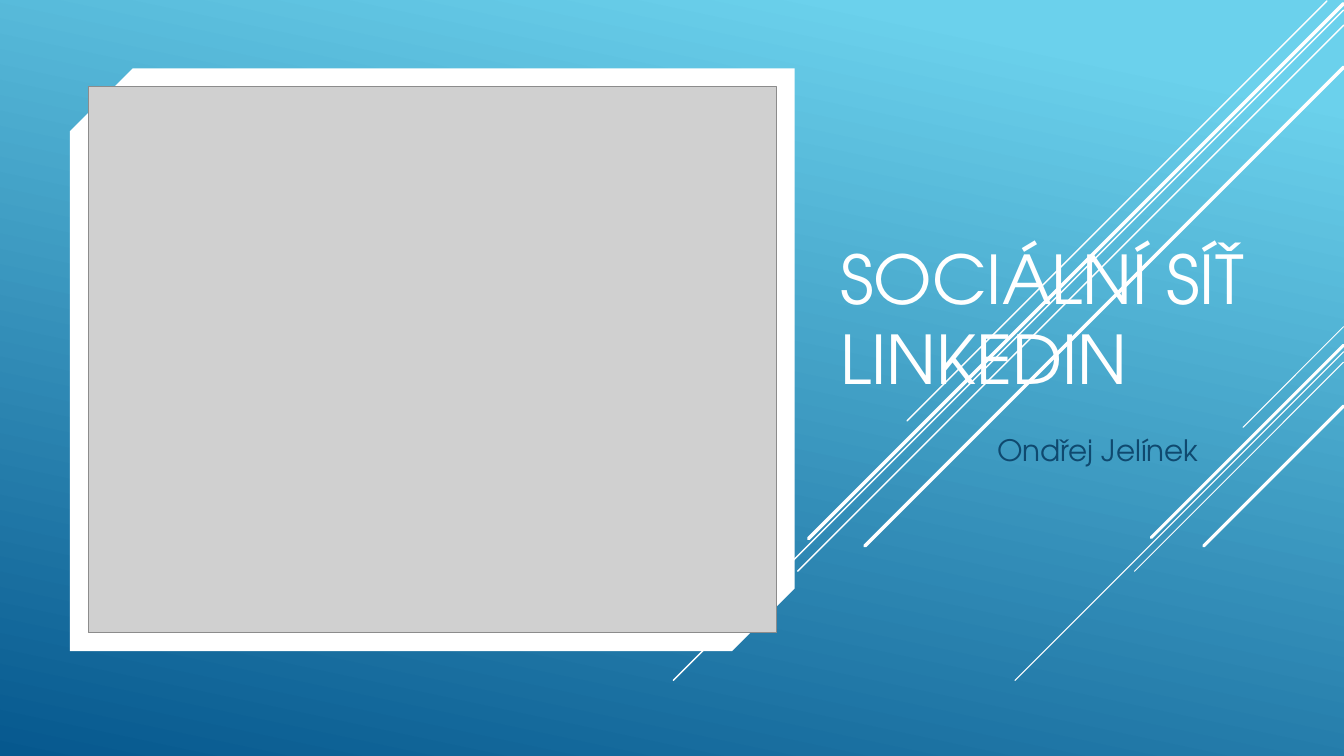
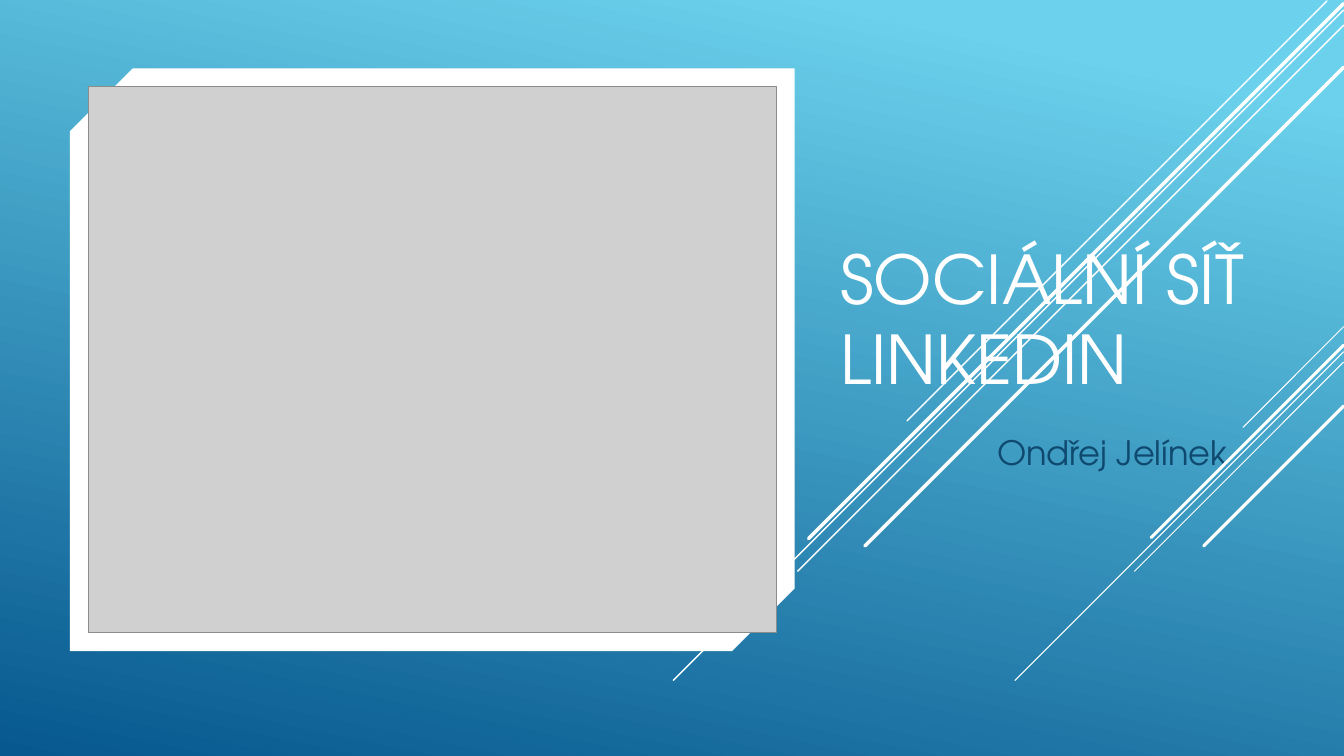
Before and after one commit to Jelenos69/I11-prezentace-Jel-nek, a slide deck: slide 1 of Jelinek.pptx. Drawn at 1344x756 pixels with LibreOffice and Linux fonts; fonts in the diff are those of the drawing; grey boxes stand for pictures. Boxes give left, top, right and bottom in pixels: in the first picture for what was removed or moved away, otherwise in the second. Text is boxed around its words. In the diff, an @@ line names an element or a change of style, - is before the commit and + after.

```diff
--- a/Jelinek.pptx
+++ b/Jelinek.pptx
@@ subtitle "Ondřej Jelínek" at bbox=[997, 440, 1228, 482]: size 21 to 24 pt @@
```
Also in this commit, not shown: 1 other slide changed, 5 slides added, 5 slides removed.
